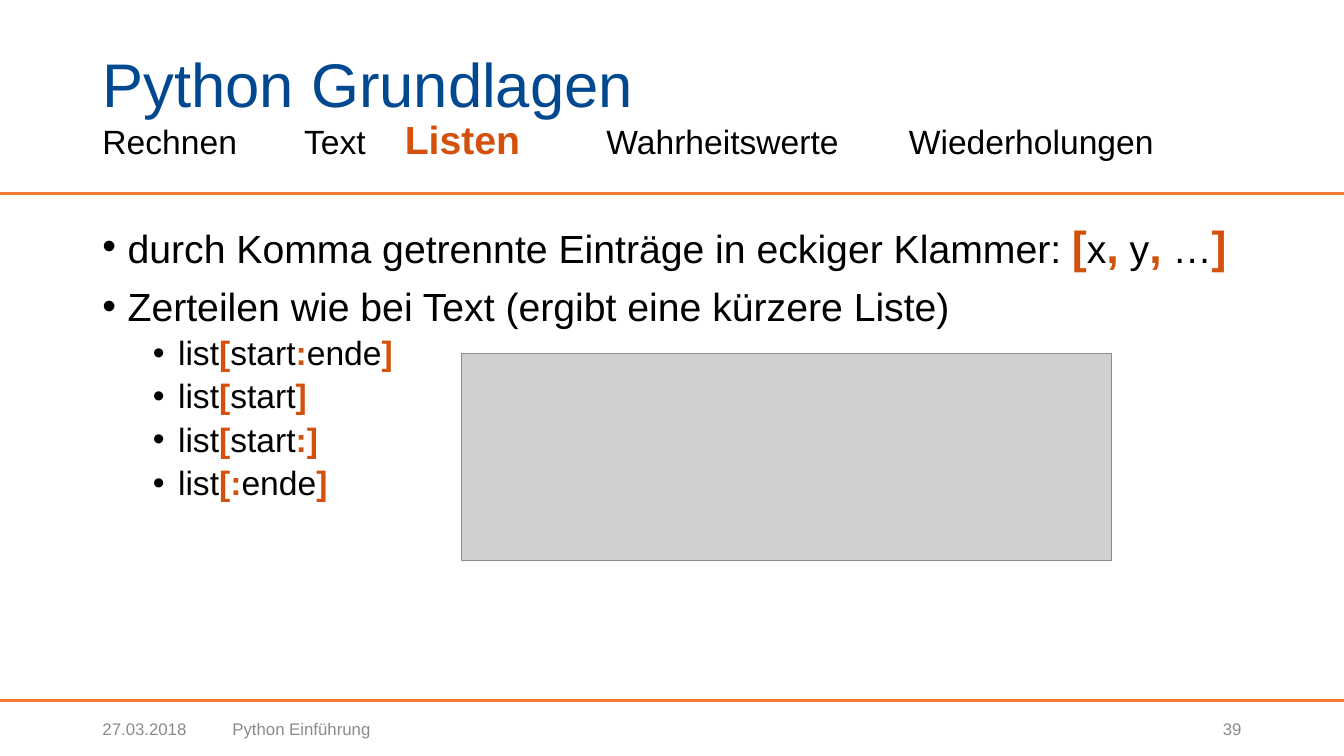
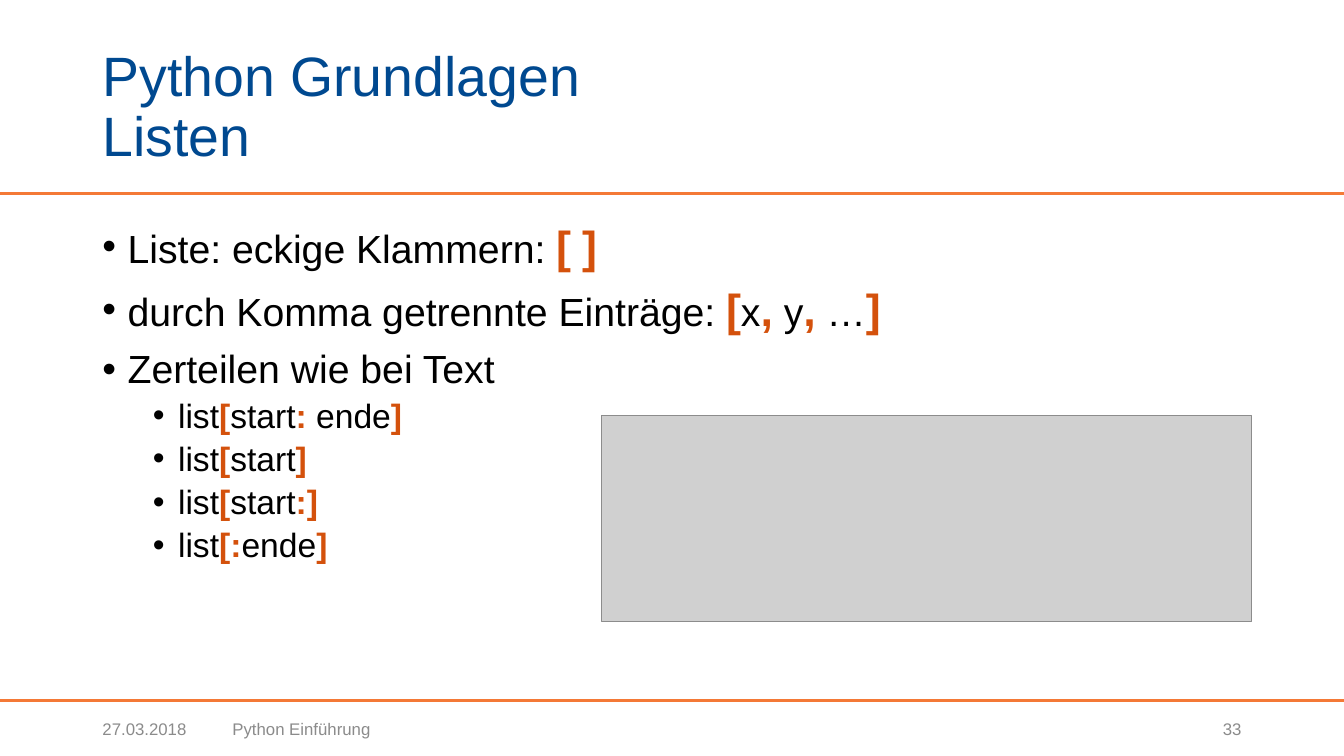
Before and after one commit to BogyMitutoyoCTL/Sophy-Preparation, a slide deck: slide 33 of Präsentationen/Python Einführung.pptx (slide 39 before the commit). Drawn at 1344x756 pixels with LibreOffice and Linux fonts; fonts in the diff are those of the drawing; grey boxes stand for pictures; background and template pictures are left out. Boxes give left, top, right and bottom in pixels: in the first picture for what was removed or moved away, otherwise in the second. Text is boxed around its words. In the diff, an @@ line names an element or a change of style, - is before the commit and + after.

```diff
--- a/Präsentationen/Python Einführung.pptx
+++ b/Präsentationen/Python Einführung.pptx
@@ title at bbox=[102, 55, 580, 157]: text changed; size 24 to 39.6 pt; text colour #000000 to #004990 @@
-Python Grundlagen
-Rechnen Text Listen Wahrheitswerte Wiederholungen
+Python Grundlagen
+Listen
@@ text at bbox=[128, 234, 804, 435]: text changed @@
-• durch Komma getrennte Einträge in eckiger Klammer: [x, y, …]
-• Zerteilen wie bei Text (ergibt eine kürzere Liste)
-  • list[start:ende]
+• Liste: eckige Klammern: [ ]
+• durch Komma getrennte Einträge: [x, y, …]
+• Zerteilen wie bei Text
+  • list[start: ende]
@@ picture: place and size @@
-picture at bbox=[462, 354, 1112, 561]
+picture at bbox=[602, 415, 1252, 622]
@@ page number at bbox=[1223, 723, 1242, 735]: text changed @@
-39
+33
```
Also in this commit, not shown: 52 other slides changed, 8 slides removed.
